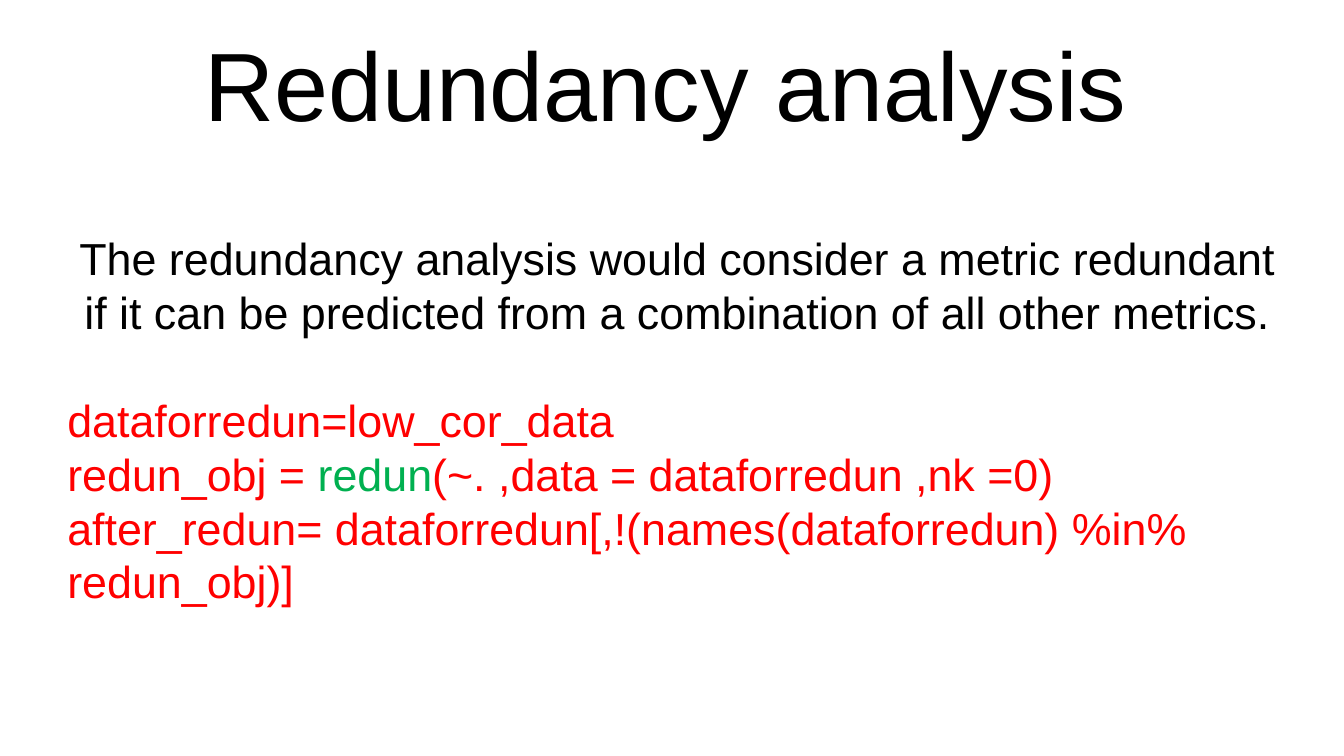
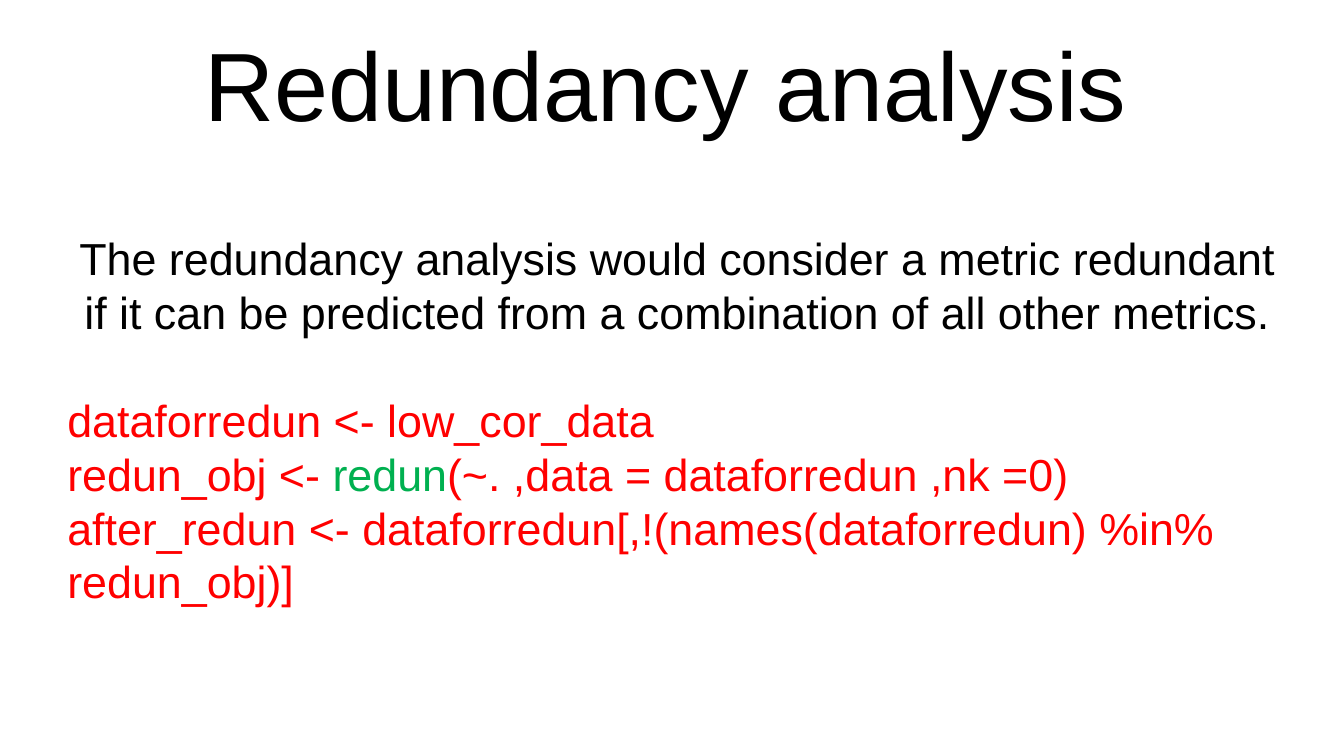
Before and after one commit to jinfuchen/R-model, a slide deck: slide 13 of R model.pptx. Drawn at 1344x756 pixels with LibreOffice and Linux fonts; fonts in the diff are those of the drawing. Boxes give left, top, right and bottom in pixels: in the first picture for what was removed or moved away, otherwise in the second. Text is boxed around its words. In the diff, an @@ line names an element or a change of style, - is before the commit and + after.

```diff
--- a/R model.pptx
+++ b/R model.pptx
@@ text at bbox=[67, 404, 1214, 607]: text changed @@
-dataforredun=low_cor_data
-redun_obj = redun(~. ,data = dataforredun ,nk =0)
-after_redun= dataforredun[,!(names(dataforredun) %in% redun_obj)]
+dataforredun <- low_cor_data
+redun_obj <- redun(~. ,data = dataforredun ,nk =0)
+after_redun <- dataforredun[,!(names(dataforredun) %in% redun_obj)]
```
Also in this commit, not shown: 12 other slides changed, 5 slides added, 1 other file.
